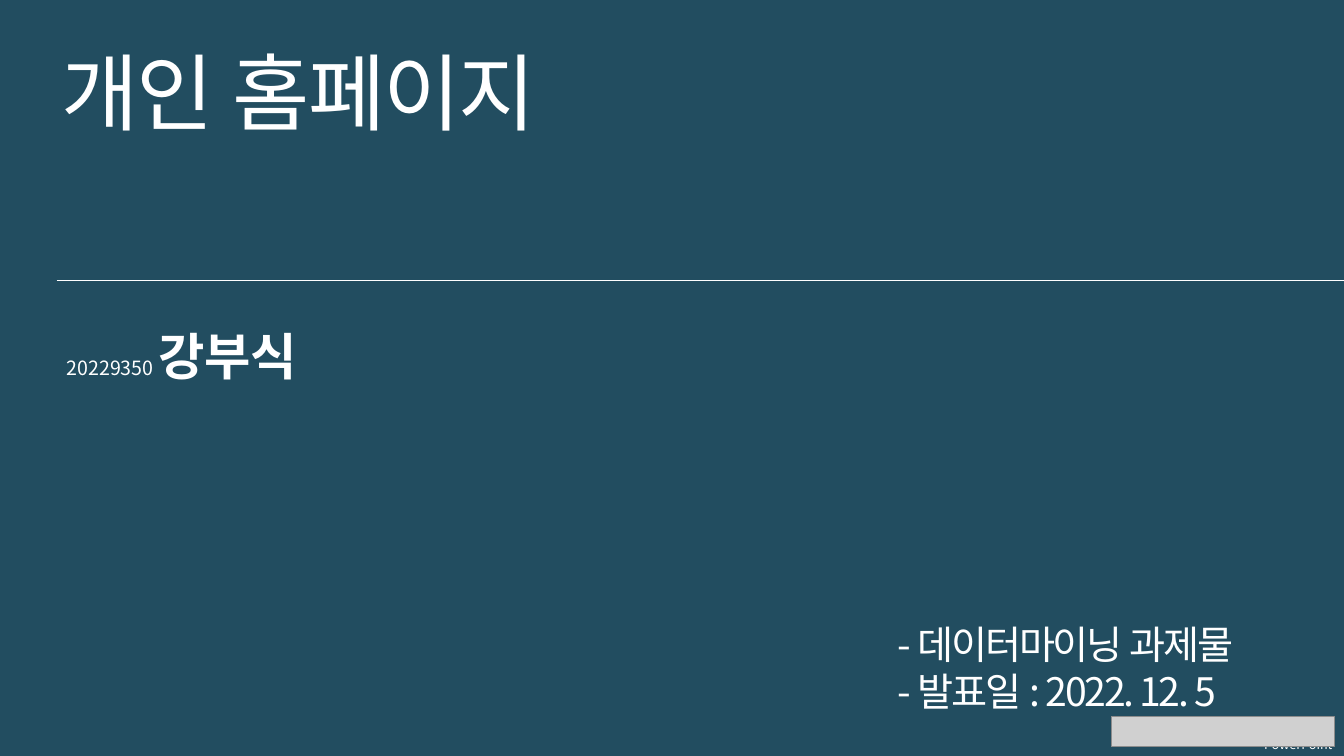
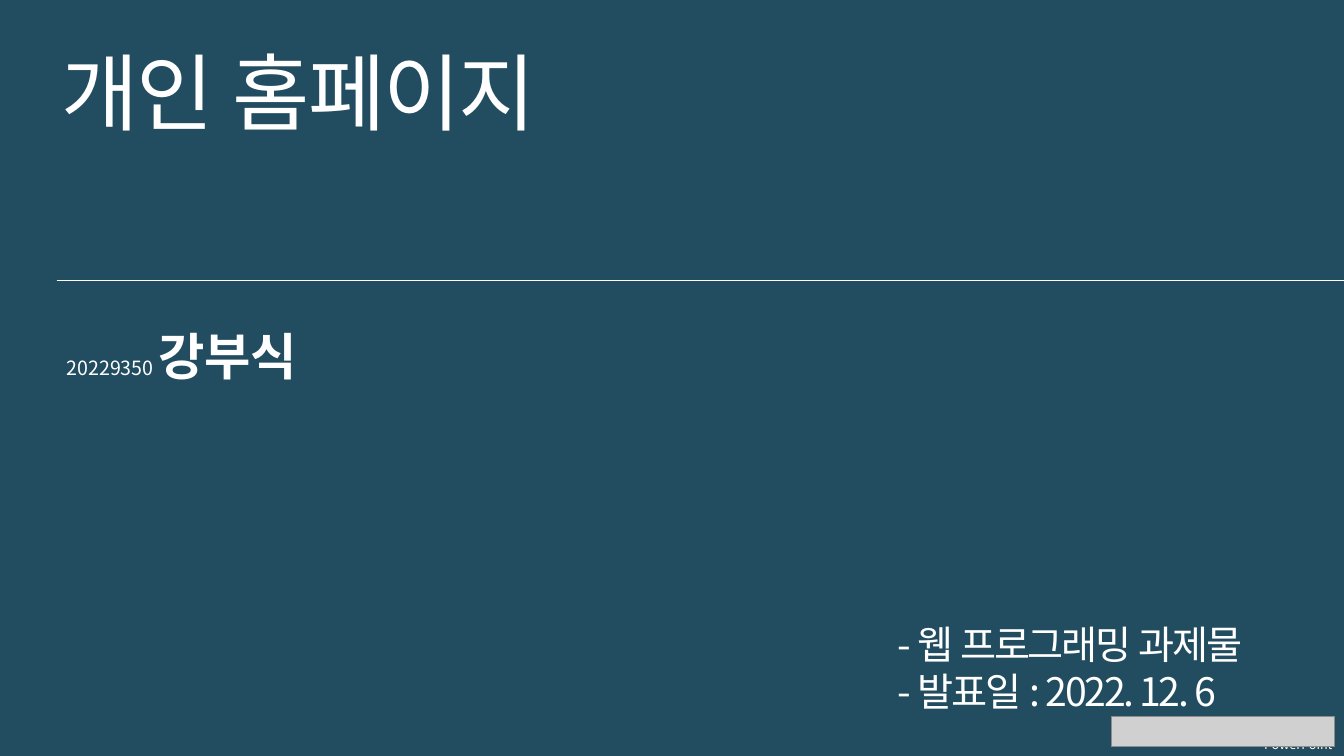
Before and after one commit to Busik-Kang/Busik-Kang.github.io, a slide deck: slide 1 of changwon/2022-2/WebPrograming/발표자료/(Web)20229350 강부식.pptx. Drawn at 1344x756 pixels with LibreOffice and Linux fonts; fonts in the diff are those of the drawing; grey boxes stand for pictures. Boxes give left, top, right and bottom in pixels: in the first picture for what was removed or moved away, otherwise in the second. Text is boxed around its words. In the diff, an @@ line names an element or a change of style, - is before the commit and + after.

Commit message:
오타수정

```diff
--- a/changwon/2022-2/WebPrograming/발표자료/(Web)20229350 강부식.pptx
+++ b/changwon/2022-2/WebPrograming/발표자료/(Web)20229350 강부식.pptx
@@ text at (917, 626, 1243, 717): text changed @@
-- 데이터마이닝 과제물
-- 발표일 : 2022. 12. 5
+- 웹 프로그래밍 과제물
+- 발표일 : 2022. 12. 6
```
